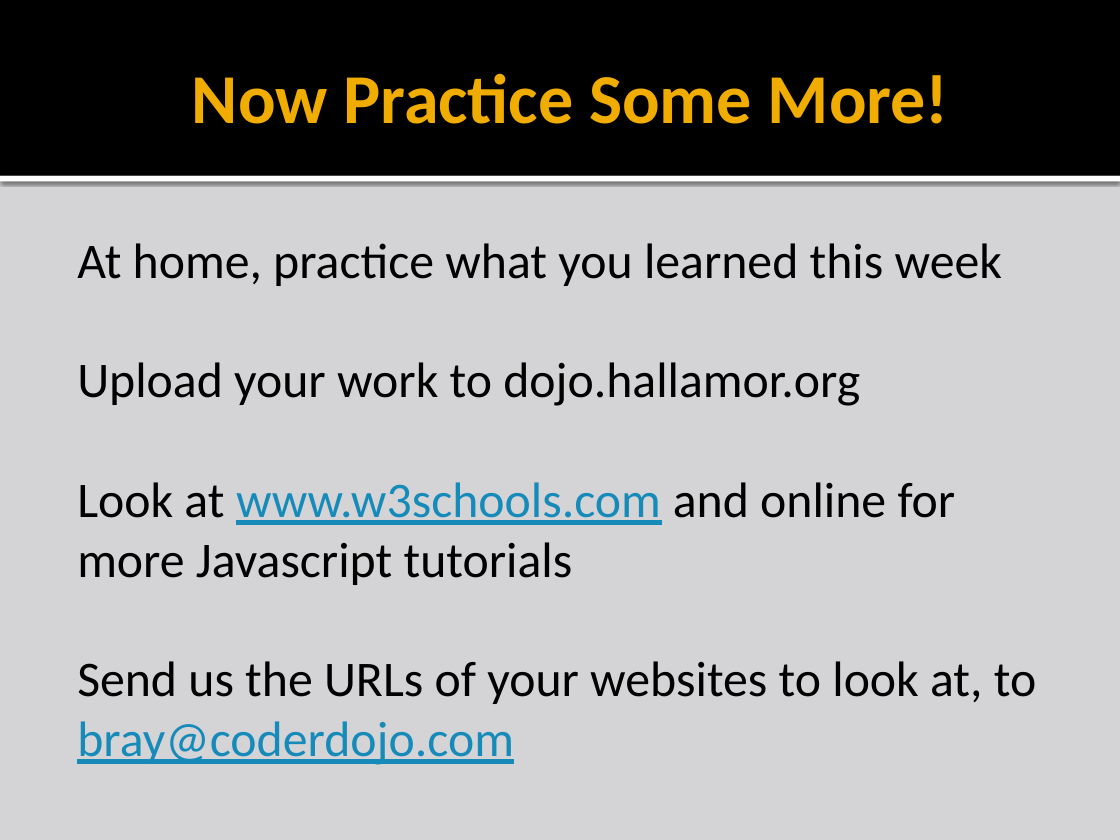
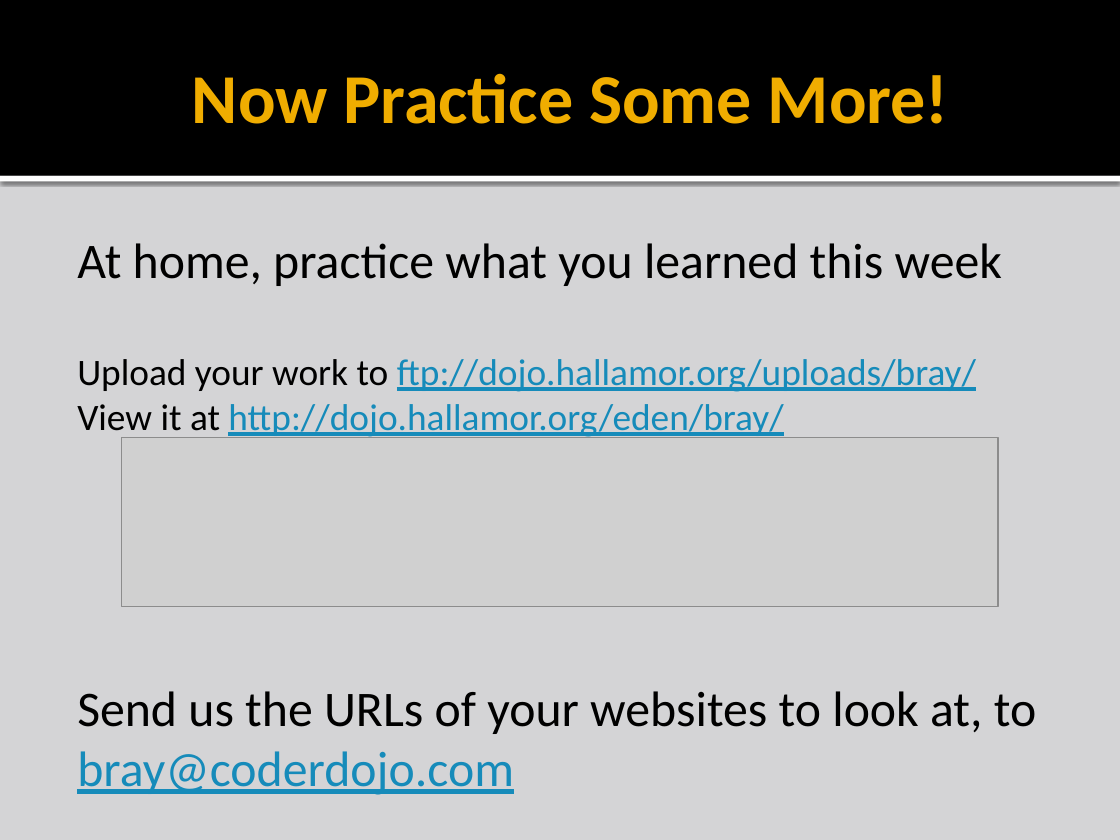
Before and after one commit to liamf/coderdojo-bray, a slide deck: slide 19 of html/presentations/CoderDojoBrayHTML_session5.pptx (slide 13 before the commit). Drawn at 1120x840 pixels with LibreOffice and Linux fonts; fonts in the diff are those of the drawing; grey boxes stand for pictures; background and template pictures are left out. Boxes give left, top, right and bottom in pixels: in the first picture for what was removed or moved away, otherwise in the second. Text is boxed around its words. In the diff, an @@ line names an element or a change of style, - is before the commit and + after.

Commit message:
Joe's updates to session5 Javascript

```diff
--- a/html/presentations/CoderDojoBrayHTML_session5.pptx
+++ b/html/presentations/CoderDojoBrayHTML_session5.pptx
@@ text at (x1=77, y1=359, x2=976, y2=440): text changed; size 32 to 24 pt; text colour #000000 to #168BBA @@
-Upload your work to dojo.hallamor.org
-Look at www.w3schools.com and online for more Javascript tutorials
+Upload your work to ftp://dojo.hallamor.org/uploads/bray/
+View it at http://dojo.hallamor.org/eden/bray/
@@ picture added at (x1=122, y1=438, x2=998, y2=607) @@
```
Also in this commit, not shown: 11 other slides changed, 8 slides added, 2 slides removed, 15 other files.
